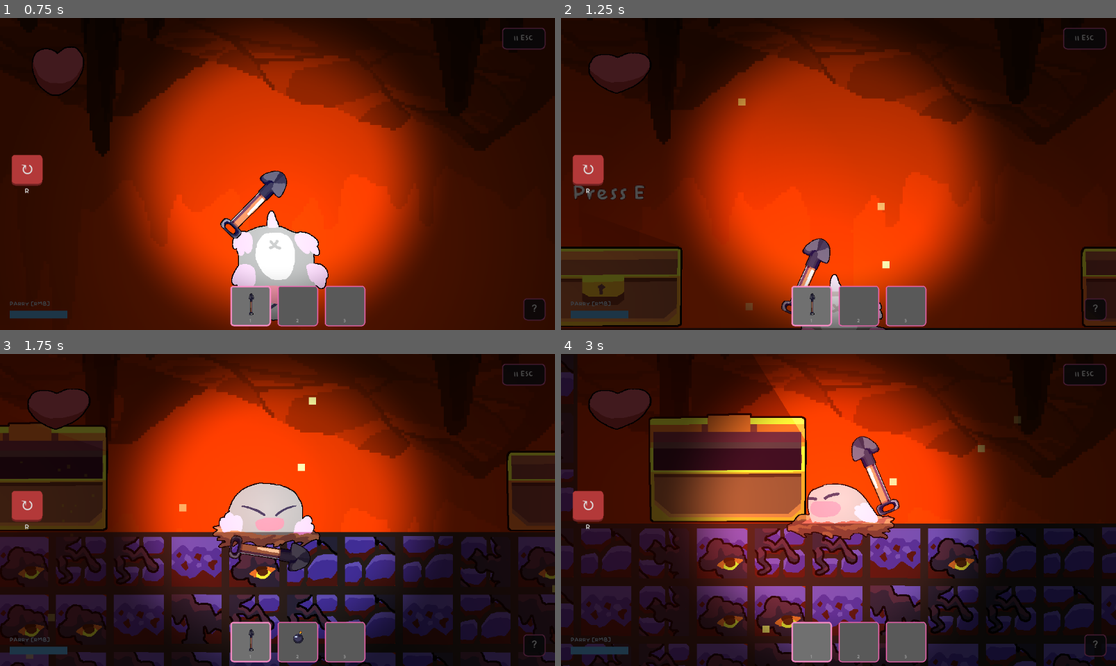
Above: before the commit, frames 1-4 (two rows, left to right).
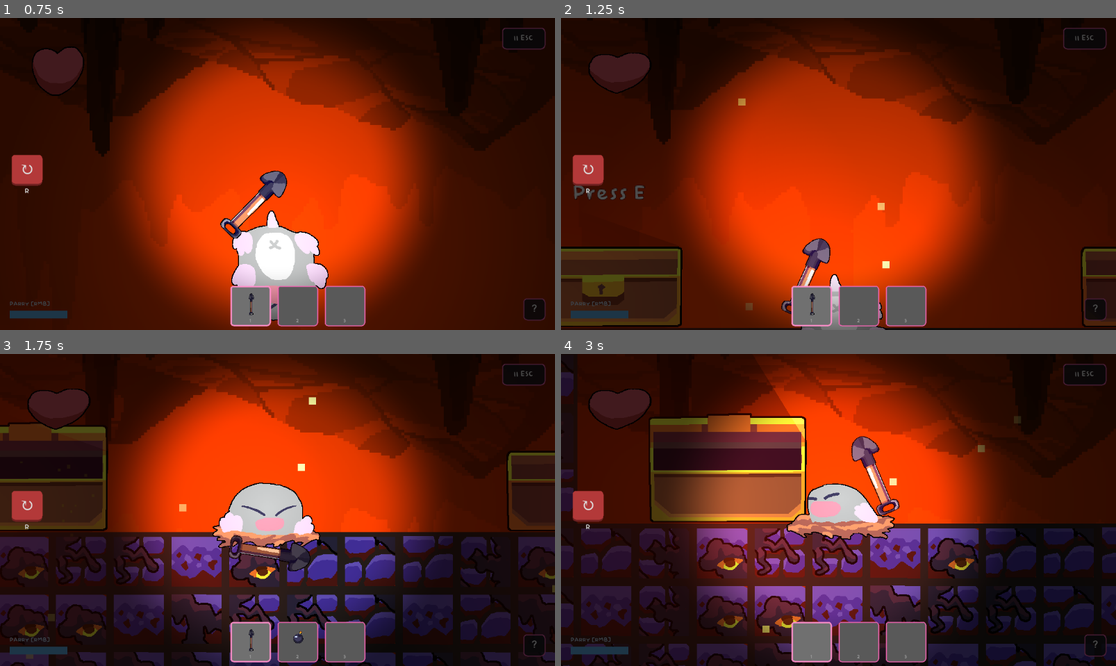
Above: after the commit, the same moments.

Repository: Geofoods/Holy-Moly
Game: Godot game, scene res://scenes/level_09.tscn
The game is run twice, just before and just after one commit, with the same random seed, the same clock (stepped at 60 frames per second) and the same inputs. This scene is started directly instead of the project's main scene. The engine's default icon, where the game draws it, is replaced by a stand-in: a white triangle on a blue panel in a dark square. Sound files missing from this copy of the repository are replaced by a short silence.
Inputs (mouse positions are in pixels of both pictures, inside the frame that each line leads up to):
- Up to frame 1 (0.75 s): tap Enter (ui_accept) at 0.5 s; move the mouse to (249, 236) at 0.52 s; hold W from 0.53 s (still down); tap Shift (dig_dash) at 0.6 s; click (249, 236) at 0.67 s
- Up to frame 2 (1.25 s): keep holding W; tap Enter (ui_accept) at 0.77 s
- Up to frame 3 (1.75 s): keep holding W; tap E at 1.25 s; move the mouse to (444, 556) at 1.27 s; click (444, 556) at 1.35 s; tap Enter (ui_accept) at 1.52 s
- Up to frame 4 (3 s): move the mouse to (672, 463) at 2.02 s; release W at 2.03 s; hold Left (ui_left) from 2.03 s (still down); tap E at 2.1 s; move the mouse to (866, 510) at 2.77 s; tap R at 2.85 s; click (866, 510) at 2.92 s

Frame 1 is identical in both runs. In frame 2, 0.1% of the frame differs, in the area x 43-59%, y 99-100%; in frame 3, 0.7%; in frame 4, 1.7%, in the area x 40-61%, y 41-60%.

Commit message:
fix lighting issue with light occluder

Diff:
--- a/scenes/mole.tscn
+++ b/scenes/mole.tscn
@@ -301,7 +301,14 @@
 shadow_color = Color(0, 0, 0, 1)
 texture = ExtResource("15_obc8e")
 
+[node name="MoleLight" type="PointLight2D" parent="."]
+position = Vector2(6, -70)
+scale = Vector2(10, 10)
+range_item_cull_mask = 2
+texture = ExtResource("15_obc8e")
+
 [node name="AnimatedSprite2D" type="AnimatedSprite2D" parent="." unique_id=1243241645]
+light_mask = 2
 sprite_frames = SubResource("SpriteFrames_ecm7r")
 animation = &"dig"
 autoplay = "idlebold"
--- a/scenes/weapon.tscn
+++ b/scenes/weapon.tscn
@@ -7,6 +7,7 @@
 radius = 113.758514
 
 [node name="Weapon" type="Node2D" unique_id=1920443244]
+light_mask = 2
 script = ExtResource("2_script")
 
 [node name="Sprite2D" type="Sprite2D" parent="." unique_id=2110929315]
